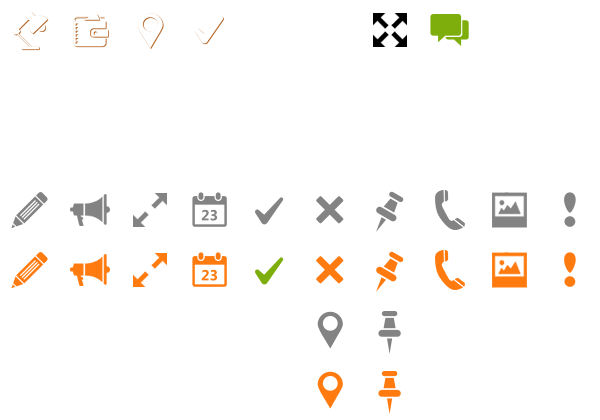
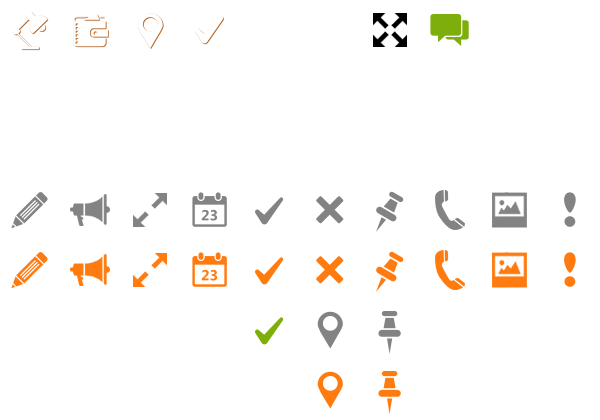
Layer changes from the first 600 × 420 image to the second:
added layer "yes:hover copy" in group "icons" over (255, 317, 284, 345)
